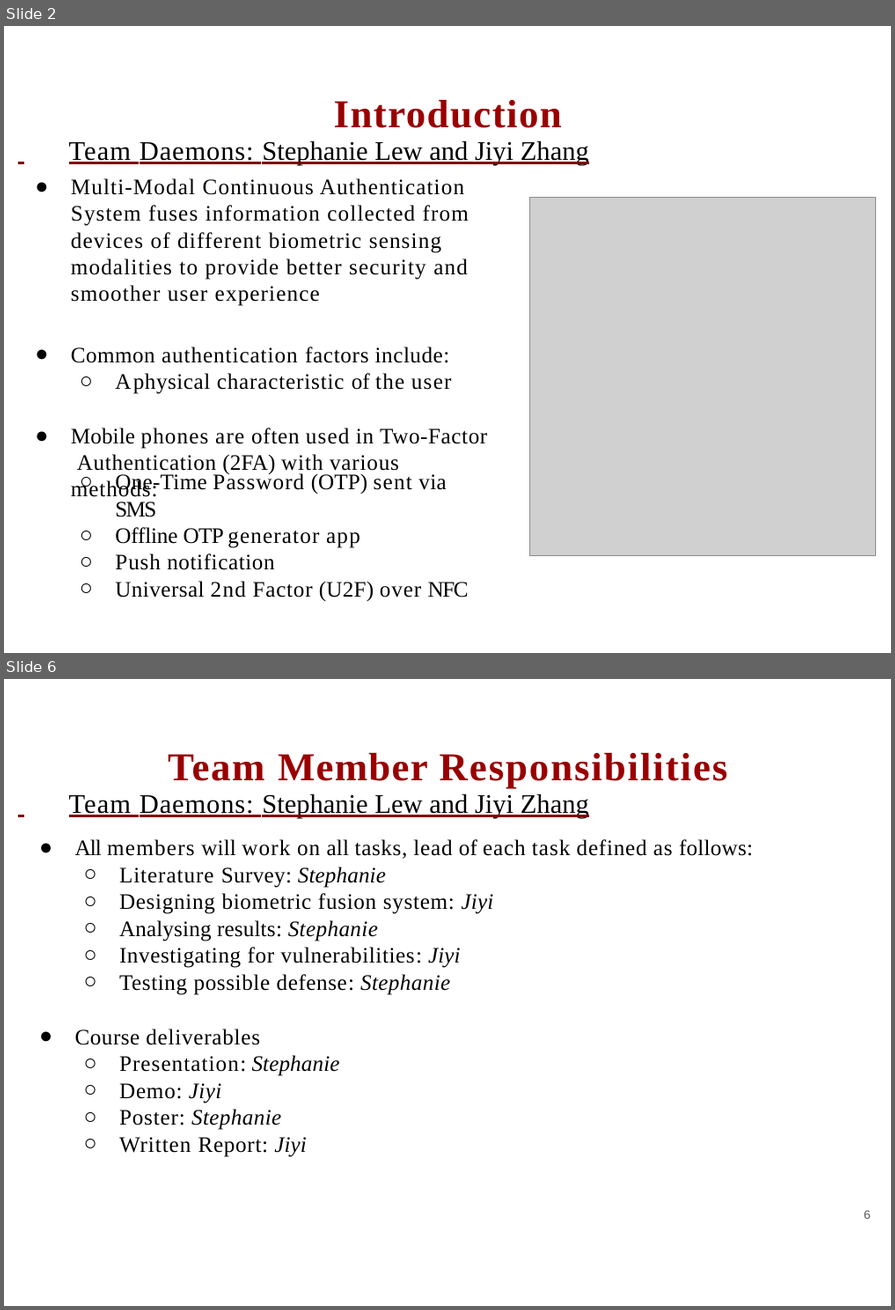
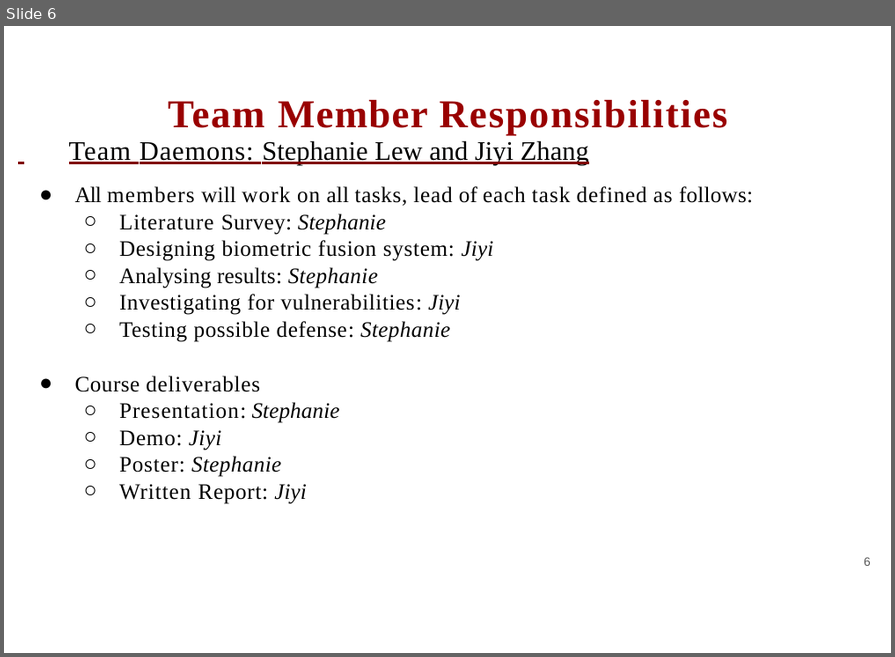
Before and after one commit to slewyh/iot-sec, a slide deck: docs/sow_slides.pptx. Shown one above the other, each under a label of ours: slides 2 and 6 before the commit, slide 6 after it; the slides between them are not shown. The pictures are 895x1310 and 895x657 pixels, drawn with LibreOffice and Linux fonts; fonts in the diff are those of the drawing; grey boxes stand for pictures; background and template pictures are left out. Boxes give left, top, right and bottom in pixels: in the first picture for what was removed or moved away, otherwise in the second. Text is boxed around its words. In the diff, an @@ line names an element or a change of style, - is before the commit and + after.

```diff
--- a/docs/sow_slides.pptx
+++ b/docs/sow_slides.pptx
@@ slide 2 removed at box(4, 26, 891, 653), background #FFFFFF @@
@@ title removed at box(334, 100, 562, 128) @@
-Introduction
@@ text removed at box(69, 140, 589, 475) @@
-Team Daemons: Stephanie Lew and Jiyi Zhang
-● Multi-Modal Continuous Authentication System fuses information collected from devices of different biometric sensing modalities to provide better security and smoother user experience
-● Common authentication factors include:
-  ○ A physical characteristic of the user
-● Mobile phones are often used in Two-Factor Authentication (2FA) with various methods:
@@ picture removed at box(530, 198, 876, 556) @@
@@ text removed at box(115, 471, 469, 601) @@
-○ One-Time Password (OTP) sent via SMS
-○ Offline OTP generator app
-○ Push notification
-○ Universal 2nd Factor (U2F) over NFC
```
Also in this commit, not shown: 3 slides changed, 4 slides added, 3 other slides removed.
